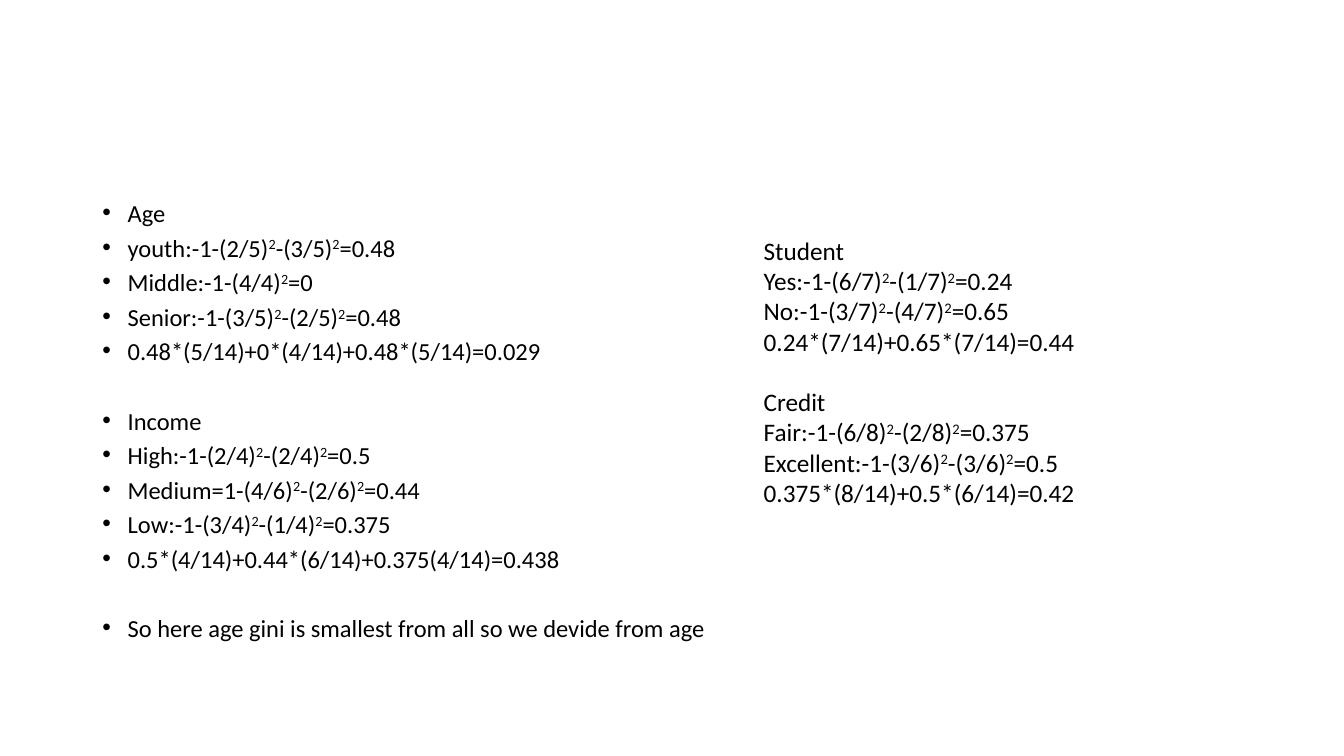
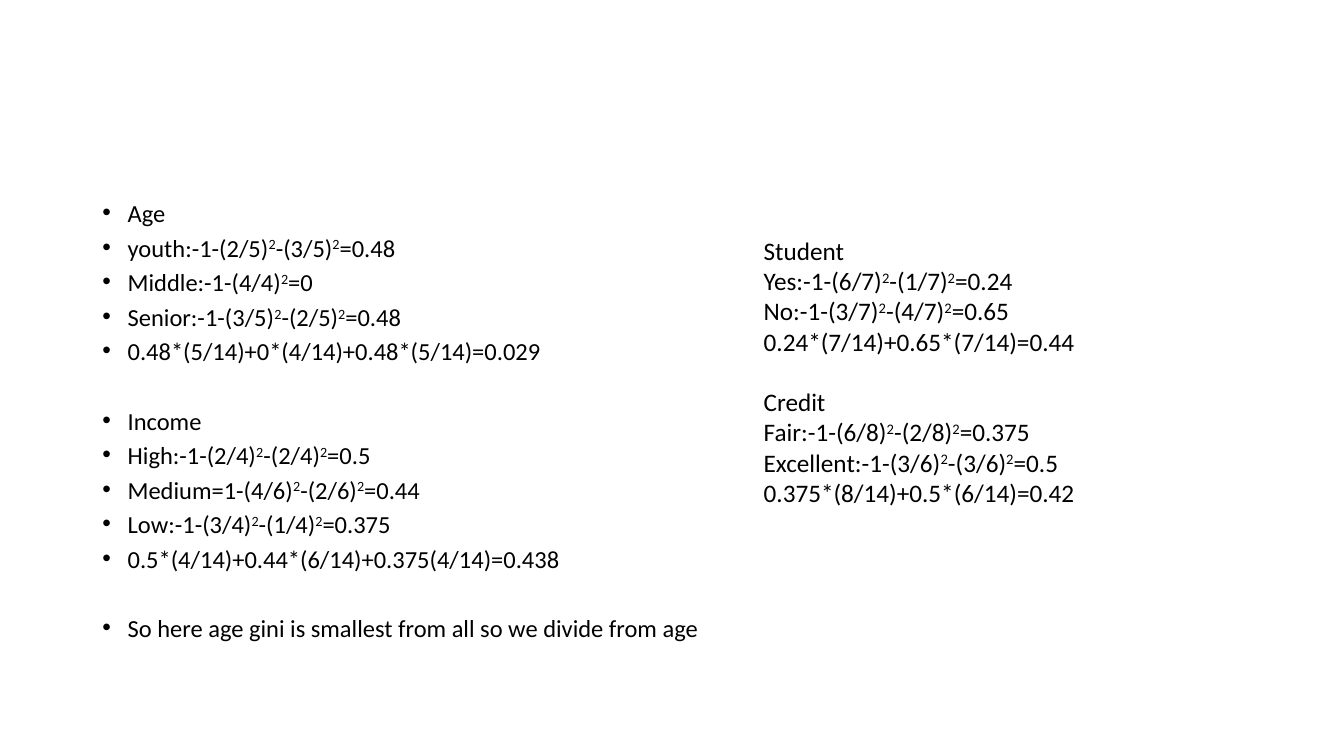
Before and after one commit to skysumitkumar/Du_Mca, a slide deck: slide 50 of 3rd_semester/Data_Science_with_python/PPT/Unit_3/Confusion_matrix_And_Decision_tree.pptx. Drawn at 1344x756 pixels with LibreOffice and Linux fonts; fonts in the diff are those of the drawing. Boxes give left, top, right and bottom in pixels: in the first picture for what was removed or moved away, otherwise in the second. Text is boxed around its words. In the diff, an @@ line names an element or a change of style, - is before the commit and + after.

```diff
--- a/3rd_semester/Data_Science_with_python/PPT/Unit_3/Confusion_matrix_And_Decision_tree.pptx
+++ b/3rd_semester/Data_Science_with_python/PPT/Unit_3/Confusion_matrix_And_Decision_tree.pptx
@@ text at box(128, 620, 698, 642): text changed @@
-• So here age gini is smallest from all so we devide from age
+• So here age gini is smallest from all so we divide from age
```
Also in this commit, not shown: 8 other slides changed, 2 other files.
